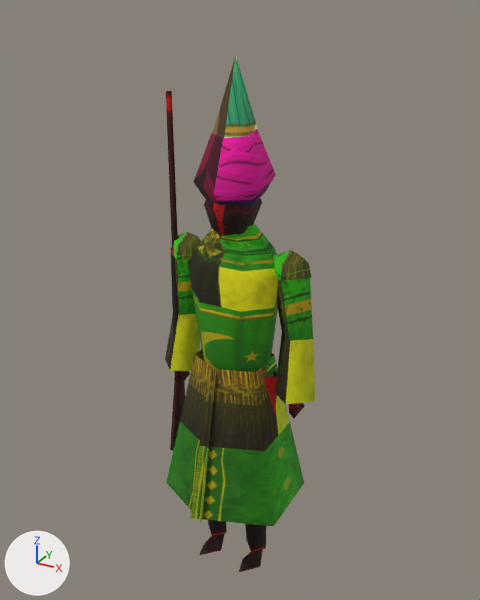
An edit to the glTF model ordo/assets/models/units/kok_sarboz_lod1.glb, drawn before and after from the same camera.
Camera for both pictures: a camera (50 mm lens) standing at (1.13, -2.03, 2.28) and looking at (-0.01, 0.05, 1.24). Lighting does not change. The marker at lower left points along +X, +Y and +Z. The older version comes first. Vertices at exactly the same position are counted once.

Objects in the first picture: 'kok_sarboz_lod1'.
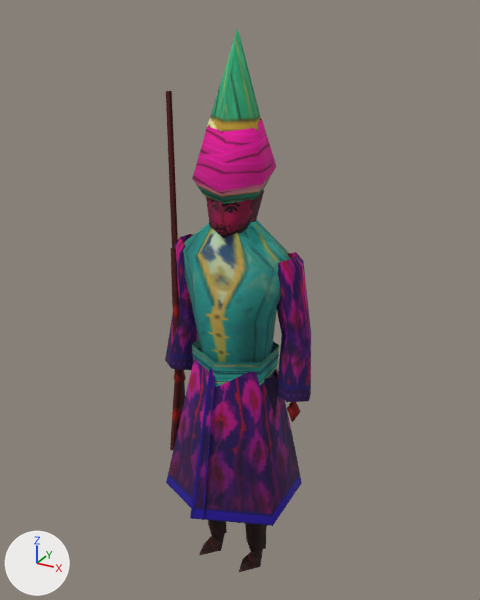
Location of each change, (x1, y1, x2, y2) in pixels of the pictures (480 x 600 px; the box of a moved part takes in the faces that stretch with it):
'kok_sarboz_lod1', reshaped
    before: (165, 55, 315, 572)
    after: (165, 28, 311, 572)
part 1 of me_kok_sarboz_lod1, rebuilt (10% taller)
    before: (194, 129, 276, 206)
    after: (192, 119, 276, 204)
part 2 of me_kok_sarboz_lod1, rebuilt (17% wider, 24% taller)
    before: (213, 55, 259, 138)
    after: (207, 28, 261, 131)
part 3 of me_kok_sarboz_lod1, added (cyan)
    after: (192, 339, 279, 387)
part 4 of me_kok_sarboz_lod1, moved or reshaped
    before: (165, 198, 315, 419)
    after: (165, 190, 311, 422)
part 5 of me_kok_sarboz_lod1, moved or reshaped
    before: (166, 433, 208, 522)
    after: (166, 433, 208, 520)
part 6 of me_kok_sarboz_lod1, recoloured
    both: (166, 92, 302, 572)

The change, as a diff of the scene's bpy script:
```diff
--- a/ordo/assets/models/units/kok_sarboz_lod1.glb.py
+++ b/ordo/assets/models/units/kok_sarboz_lod1.glb.py
@@ me_kok_sarboz_lod1 @@
 # used by ob_kok_sarboz_lod1; location = (0.0, 0.0, 0.0)
 # verts and faces of me_kok_sarboz_lod1; kept vertices keep their numbers, new ones are numbered from 234
 # before: 208 (0.0, -0.28, 0.4) at pixel (201, 522)
-me_kok_sarboz_lod1.from_pydata(...)  # 234 vertices, 269 faces; spans x -0.34..0.34, y -0.28..0.26, z 0.03..2.14
+me_kok_sarboz_lod1.from_pydata(...)  # 234 vertices, 279 faces; spans x -0.33..0.33, y -0.28..0.27, z 0.03..2.22
+# me_kok_sarboz_lod1 part 1: the loose piece of 21 vertices spanning x -0.13..0.13, y -0.15..0.14, z 1.65..1.91 is rebuilt with 18 vertices and now spans x -0.14..0.14, y -0.16..0.15, z 1.67..1.93
+# me_kok_sarboz_lod1 part 2: the loose piece of 8 vertices spanning x -0.07..0.07, y -0.08..0.09, z 1.88..2.14 is rebuilt with 7 vertices and now spans x -0.1..0.1, y -0.1..0.09, z 1.9..2.22
+# me_kok_sarboz_lod1 part 3: a new loose piece of 14 vertices spanning x -0.15..0.15, y -0.16..0.15, z 0.94..1.07, in mat_kokand_units
+# me_kok_sarboz_lod1 part 4
+# 56 vertices are removed from x -0.31..0.34, y -0.13..0.1, z 0.81..1.73
+# 90 faces are deleted
+# 7 vertices in x -0.26..0.17, y -0.09..0.04, z 0.54..0.93 move by (0.0, 0.0, -0.02)
+# 3 vertices in x -0.03..0.03, y -0.08..0.06, z 1.57 move by (0.0, 0.01, 0.02)
+# 49 vertices move from x -0.34..0.26, y -0.13..0.26, z 0.4..1.57 to x -0.33..0.33, y -0.15..0.27, z 0.4..1.59
+# 50 vertices are added at x -0.3..0.3, y -0.11..0.11, z 0.81..1.72
+# 92 new faces join them
+# me_kok_sarboz_lod1 part 5
+verts[208] = (0.0, -0.27, 0.4)  # moved, pixel (203, 520)
+# me_kok_sarboz_lod1 part 6: 145 kept faces spanning x -0.29..0.26, y -0.28..0.27, z 0.03..2.01 get new vertex colours
+# other edits to the shape of me_kok_sarboz_lod1 do not show in these pictures
 me_kok_sarboz_lod1.materials.append(mat_kokand_units)
```
